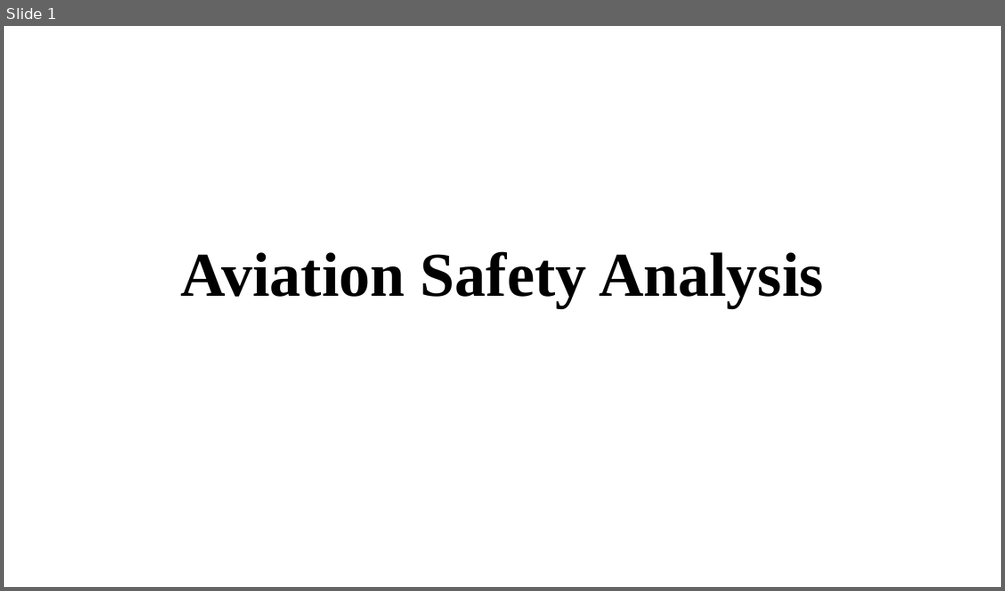
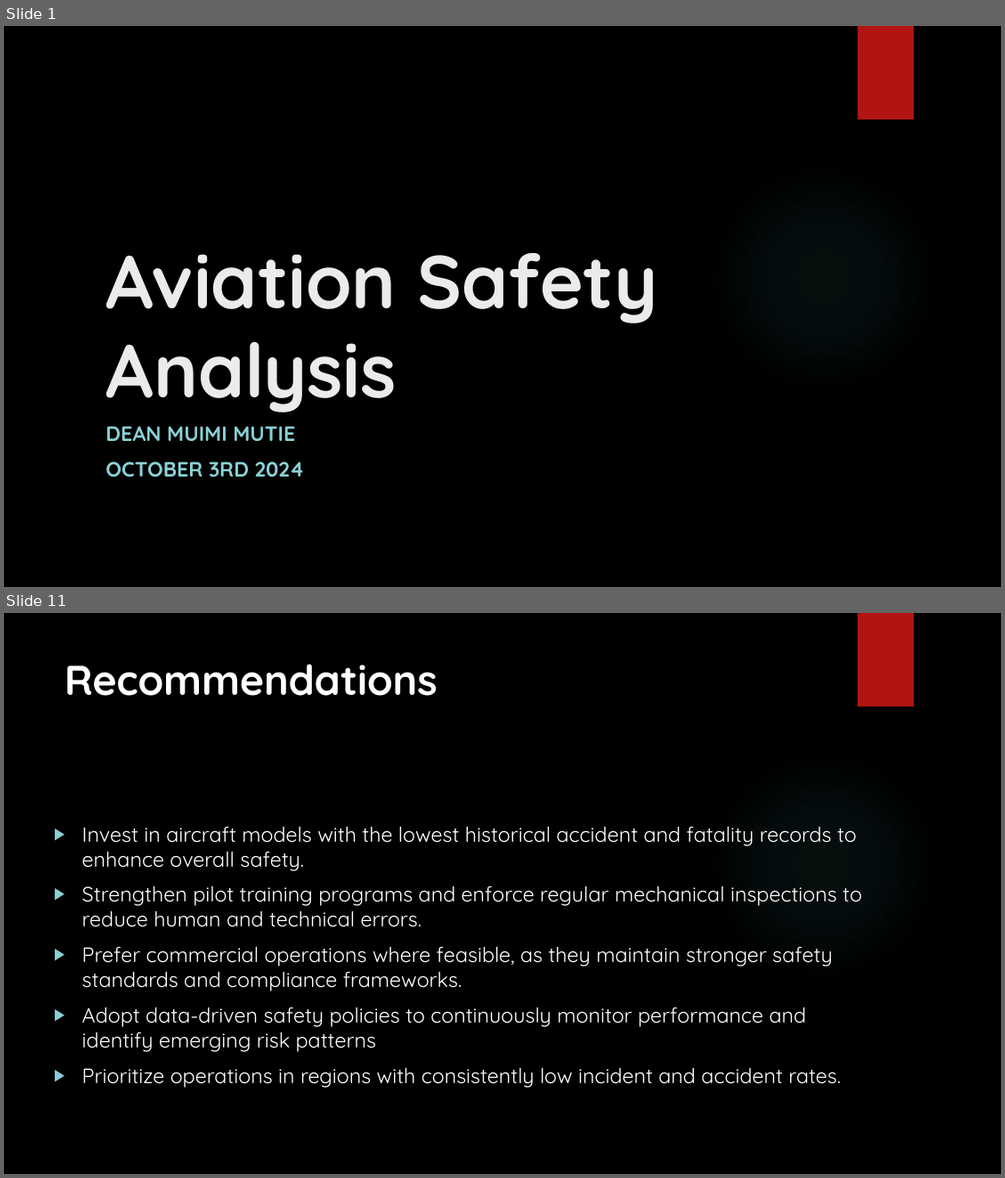
Before and after one commit to muimidean/aviation_safety_analysis, a slide deck: Aviation_Safety_Analysis_Presentation.pptx. Shown one above the other, each under a label of ours: slide 1 before the commit, slides 1 and 11 after it; the slides between them are not shown. The pictures are 1005x591 and 1005x1178 pixels, drawn with LibreOffice and Linux fonts; fonts in the diff are those of the drawing; background and template pictures are left out. Boxes give left, top, right and bottom in pixels: in the first picture for what was removed or moved away, otherwise in the second. Text is boxed around its words. In the diff, an @@ line names an element or a change of style, - is before the commit and + after.

```diff
--- a/Aviation_Safety_Analysis_Presentation.pptx
+++ b/Aviation_Safety_Analysis_Presentation.pptx
@@ slide 11 added at (4,613,1001,1174), background picture (left out); not listed: 2 template elements that a slide beside it also shows @@
@@ title added at (65,664,437,696), 40 pt, text #FFFFFF, bold @@
+Recommendations
@@ text added at (82,826,862,1087), 20 pt, text #FFFFFF @@
+▶ Invest in aircraft models with the lowest historical accident and fatality records to enhance overall safety.
+▶ Strengthen pilot training programs and enforce regular mechanical inspections to reduce human and technical errors.
+▶ Prefer commercial operations where feasible, as they maintain stronger safety standards and compliance frameworks.
+▶ Adopt data-driven safety policies to continuously monitor performance and identify emerging risk patterns
+▶ Prioritize operations in regions with consistently low incident and accident rates.
@@ slide 1 changed as well @@
@@ background #FFFFFF to picture (left out) @@
@@ rectangle added at (858,26,914,119), fill #B01513 @@
@@ title "Aviation Safety Analysis": place and size @@
-title "Aviation Safety Analysis" at (181,251,824,308)
+title "Aviation Safety Analysis" at (105,253,658,412)
@@ title "Aviation Safety Analysis" at (105,253,658,412): size 60 to 72 pt, font Times New Roman to Quicksand, text colour #000000 to #EBEBEB; alignment centre to left; line spacing 0.9 to 1 @@
@@ ellipse added at (708,163,938,394), fill gradient #50B9C1 @@
@@ subtitle added at (105,426,305,477), 20 pt, text #8AD0D6, bold @@
+DEAN MUIMI MUTIE
+OCTOBER 3RD 2024
```
Also in this commit, not shown: 2 other slides changed, 8 other slides added, 2 slides removed.
